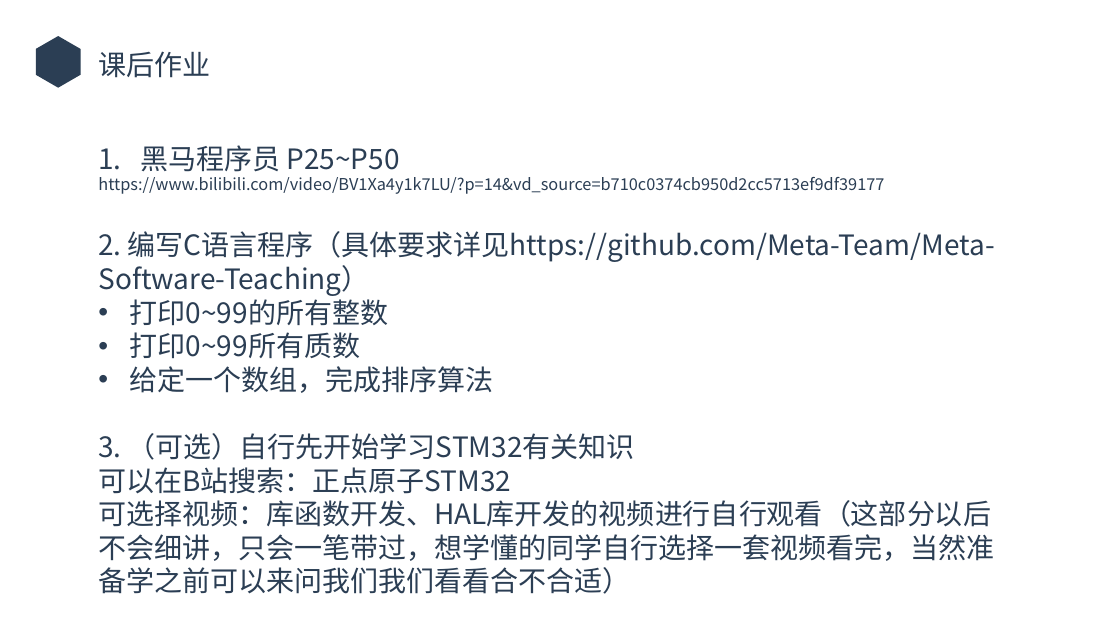
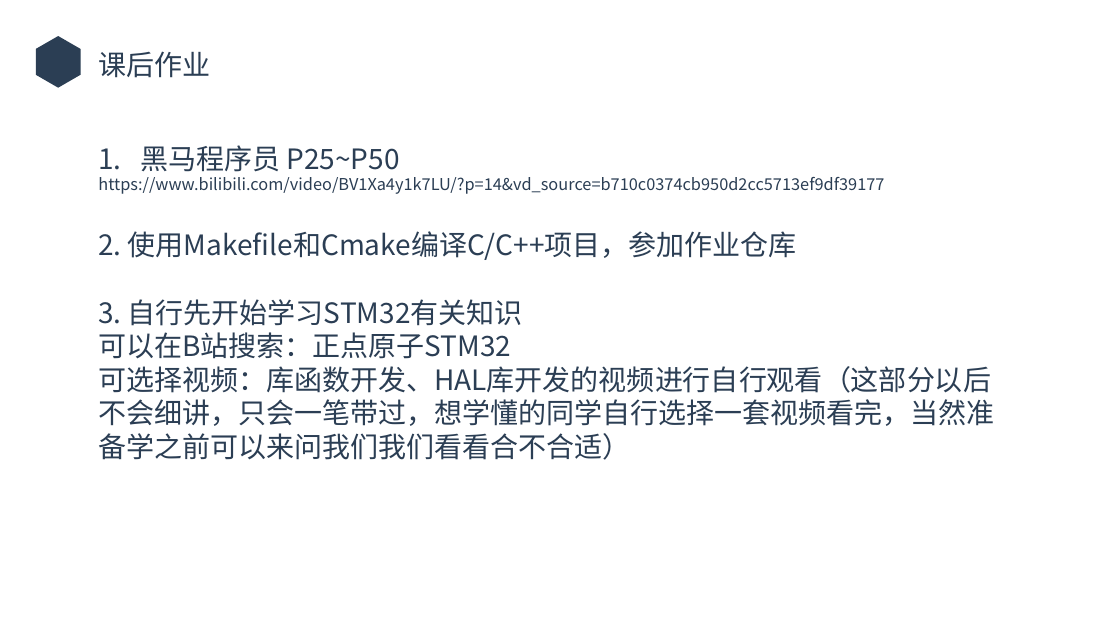
Before and after one commit to Raventhatfly/Raventhatfly.github.io, a slide deck: slide 27 of files/meta-teaching/Lecture2.pptx. Drawn at 1120x630 pixels with LibreOffice and Linux fonts; fonts in the diff are those of the drawing; background and template pictures are left out. Boxes give left, top, right and bottom in pixels: in the first picture for what was removed or moved away, otherwise in the second. Text is boxed around its words. In the diff, an @@ line names an element or a change of style, - is before the commit and + after.

```diff
--- a/files/meta-teaching/Lecture2.pptx
+++ b/files/meta-teaching/Lecture2.pptx
@@ text at (98,231,797,326): text changed @@
-2. 编写C语言程序（具体要求详见https://github.com/Meta-Team/Meta-Software-Teaching）
-• 打印0~99的所有整数
-• 打印0~99所有质数
-• 给定一个数组，完成排序算法
-3. （可选）自行先开始学习STM32有关知识
+2. 使用Makefile和Cmake编译C/C++项目，参加作业仓库
+3. 自行先开始学习STM32有关知识
```
Also in this commit, not shown: 8 other files.
